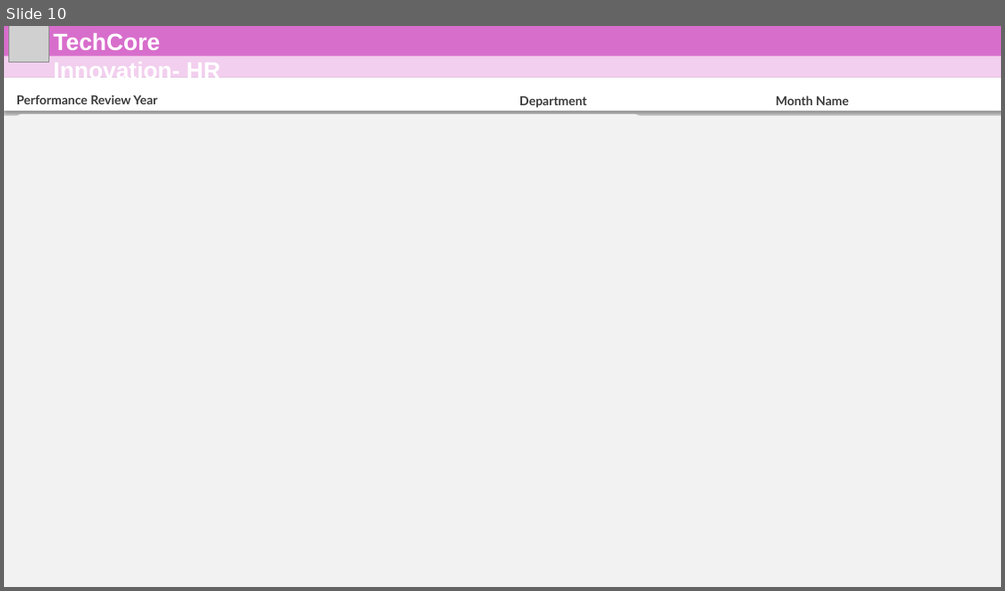
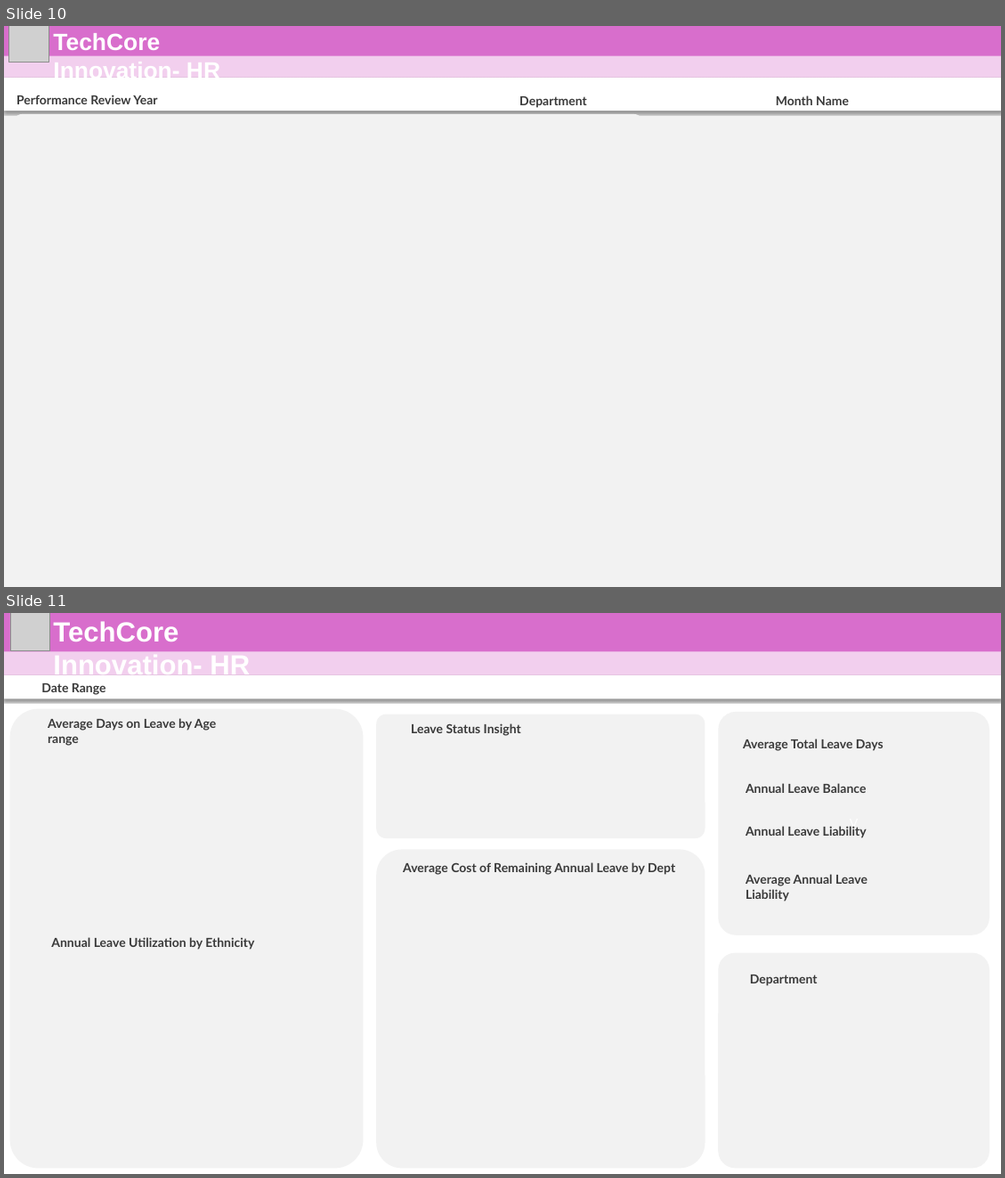
Before and after one commit to mmrnayan/HR-Analysis, a slide deck: New Microsoft PowerPoint Presentation.pptx. Shown one above the other, each under a label of ours: slide 10 before the commit, slides 10 and 11 after it. The pictures are 1005x591 and 1005x1178 pixels, drawn with LibreOffice and Linux fonts; fonts in the diff are those of the drawing; grey boxes stand for pictures. Boxes give left, top, right and bottom in pixels: in the first picture for what was removed or moved away, otherwise in the second. Text is boxed around its words. In the diff, an @@ line names an element or a change of style, - is before the commit and + after.

Commit message:
Design done
design for leave analysis is done

```diff
--- a/New Microsoft PowerPoint Presentation.pptx
+++ b/New Microsoft PowerPoint Presentation.pptx
@@ slide 11 added at [4, 613, 1001, 1174], background #FFFFFF @@
@@ rectangle added at [4, 613, 1001, 652], fill #D86ECC @@
@@ picture added at [10, 613, 50, 651] @@
@@ text added at [53, 621, 250, 682], 40 pt, text #FFFFFF, bold @@
+TechCore Innovation- HR
@@ rectangle added at [4, 652, 1001, 675], fill #F2CFEE @@
@@ rectangle added at [4, 675, 1001, 698], fill #FFFFFF @@
@@ text added at [41, 683, 106, 695], 18 pt, text #3A3A3A, bold @@
+Date Range
@@ rounded rectangle added at [10, 709, 364, 1167], fill #F2F2F2 @@
@@ text added at [48, 718, 216, 746], 18 pt, text #3A3A3A, bold @@
+Average Days on Leave by Age range
@@ rounded rectangle added at [376, 714, 704, 838], fill #F2F2F2 @@
@@ rounded rectangle added at [718, 712, 989, 935], fill #F2F2F2, 18 pt, text #FFFFFF @@
+V
@@ text added at [411, 723, 521, 736], 18 pt, text #3A3A3A, bold @@
+Leave Status Insight
@@ text added at [743, 738, 883, 751], 18 pt, text #3A3A3A, bold @@
+Average Total Leave Days
@@ text added at [745, 783, 866, 793], 18 pt, text #3A3A3A, bold @@
+Annual Leave Balance
@@ text added at [745, 826, 866, 838], 18 pt, text #3A3A3A, bold @@
+Annual Leave Liability
@@ rounded rectangle added at [376, 849, 704, 1167], fill #F2F2F2 @@
@@ text added at [403, 862, 675, 875], 18 pt, text #3A3A3A, bold @@
+Average Cost of Remaining Annual Leave by Dept
@@ text added at [745, 874, 867, 901], 18 pt, text #3A3A3A, bold @@
+Average Annual Leave Liability
@@ text added at [51, 937, 254, 949], 18 pt, text #3A3A3A, bold @@
+Annual Leave Utilization by Ethnicity
@@ rounded rectangle added at [718, 953, 989, 1168], fill #F2F2F2 @@
@@ text added at [750, 974, 817, 986], 18 pt, text #3A3A3A, bold @@
+Department
```
Also in this commit, not shown: 2 other slides added, 15 other files.
